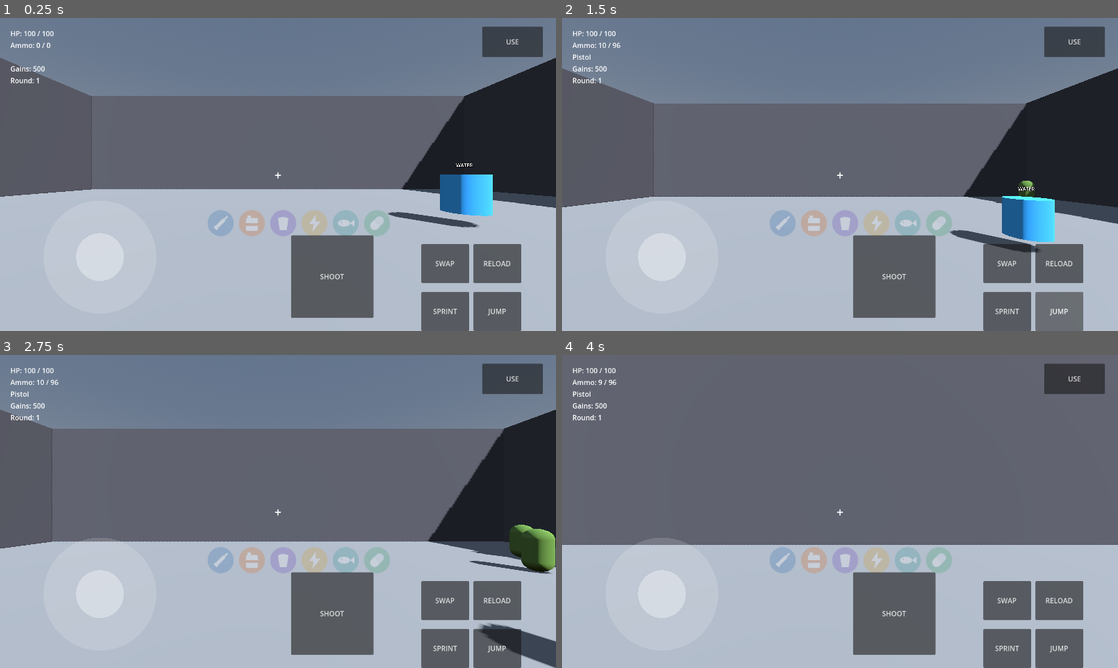
Above: before the commit, frames 1-4 (two rows, left to right).
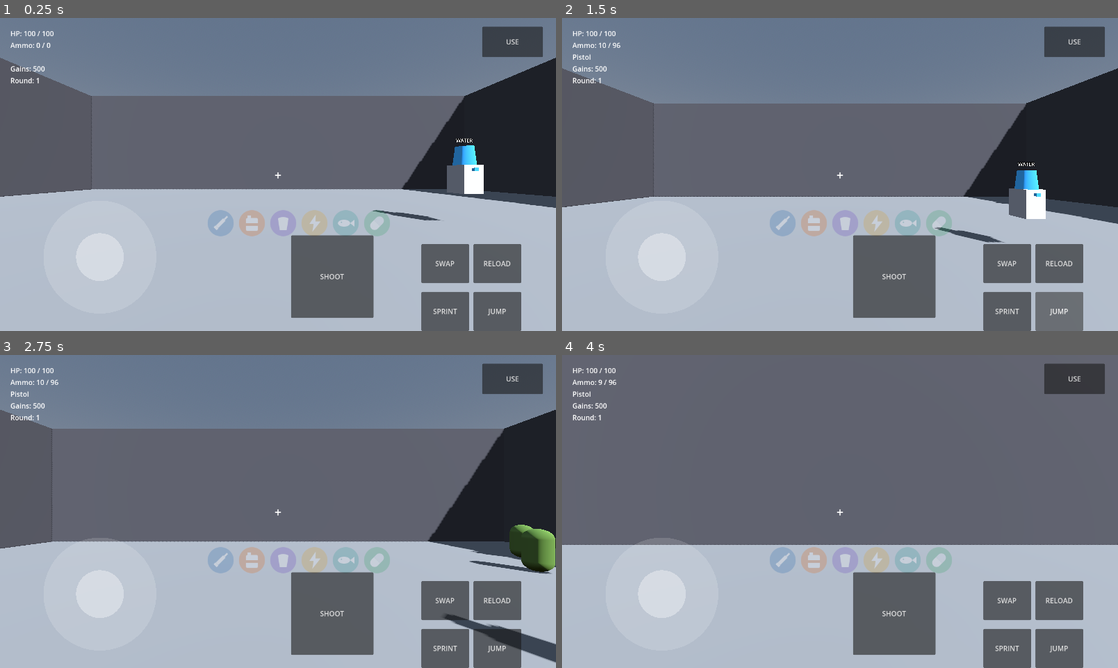
Above: after the commit, the same moments.

Repository: nateomach1-debug/jacked-undead
Game: Godot game, scene res://scenes/main/main.tscn
The game is run twice, just before and just after one commit, with the same random seed, the same clock (stepped at 60 frames per second) and the same inputs.
Inputs (mouse positions are in pixels of both pictures, inside the frame that each line leads up to):
- Up to frame 1 (0.25 s): no input
- Up to frame 2 (1.5 s): click "SHOOT" at 0.5 s; click "JUMP" at 1.25 s
- Up to frame 3 (2.75 s): move the mouse to (305, 511) at 2.02 s; hold W (move_forward) from 2.03 s (still down); tap F (interact) at 2.1 s; tap Space (jump) at 2.27 s
- Up to frame 4 (4 s): keep holding W (move_forward); move the mouse to (812, 511) at 2.77 s; click (812, 511) at 2.85 s; tap Space (jump) at 3.02 s; move the mouse to (851, 505) at 3.52 s; hold Ctrl (sprint) from 3.53 s (still down)

The runs differ from the first frame. In frame 1, 1.9% of the frame differs, in the area x 67-89%, y 38-67%; in frame 2, 2.1%, in the area x 67-89%, y 46-76%; in frame 3, 0.5%; in frame 4, nothing differs.

Commit message:
Update water_station.tscn

Diff:
--- a/scenes/stations/water_station.tscn
+++ b/scenes/stations/water_station.tscn
@@ -1,21 +1,29 @@
-[gd_scene load_steps=5 format=3]
+[gd_scene load_steps=7 format=3]
 
 [ext_resource type="Script" path="res://scripts/stations/water_station.gd" id="1"]
 
-[sub_resource type="CylinderShape3D" id="CylinderShape3D_1"]
-radius = 0.6
-height = 1.2
+[sub_resource type="BoxShape3D" id="BoxShape3D_1"]
+size = Vector3(0.7, 1.6, 0.7)
 
-[sub_resource type="CylinderMesh" id="CylinderMesh_1"]
-top_radius = 0.6
-bottom_radius = 0.6
-height = 1.2
+[sub_resource type="BoxMesh" id="BoxMesh_base"]
+size = Vector3(0.6, 0.9, 0.6)
 
-[sub_resource type="StandardMaterial3D" id="StandardMaterial3D_1"]
-albedo_color = Color(0.2, 0.6, 0.9, 1)
+[sub_resource type="StandardMaterial3D" id="StandardMaterial3D_base"]
+albedo_color = Color(0.85, 0.85, 0.88, 1)
+
+[sub_resource type="CylinderMesh" id="CylinderMesh_jug"]
+top_radius = 0.22
+bottom_radius = 0.28
+height = 0.6
+
+[sub_resource type="StandardMaterial3D" id="StandardMaterial3D_jug"]
+albedo_color = Color(0.2, 0.6, 0.9, 0.85)
 emission_enabled = true
 emission = Color(0.2, 0.6, 0.9, 1)
-emission_energy_multiplier = 0.4
+emission_energy_multiplier = 0.5
+
+[sub_resource type="BoxMesh" id="BoxMesh_spigot"]
+size = Vector3(0.12, 0.1, 0.12)
 
 [node name="WaterStation" type="Area3D"]
 collision_layer = 2
@@ -23,13 +31,25 @@
 script = ExtResource("1")
 
 [node name="CollisionShape3D" type="CollisionShape3D" parent="."]
-shape = SubResource("CylinderShape3D_1")
+transform = Transform3D(1, 0, 0, 0, 1, 0, 0, 0, 1, 0, 0.7, 0)
+shape = SubResource("BoxShape3D_1")
 
-[node name="MeshInstance3D" type="MeshInstance3D" parent="."]
-mesh = SubResource("CylinderMesh_1")
-surface_material_override/0 = SubResource("StandardMaterial3D_1")
+[node name="Base" type="MeshInstance3D" parent="."]
+transform = Transform3D(1, 0, 0, 0, 1, 0, 0, 0, 1, 0, 0.45, 0)
+mesh = SubResource("BoxMesh_base")
+surface_material_override/0 = SubResource("StandardMaterial3D_base")
+
+[node name="Jug" type="MeshInstance3D" parent="."]
+transform = Transform3D(1, 0, 0, 0, 1, 0, 0, 0, 1, 0, 1.2, 0)
+mesh = SubResource("CylinderMesh_jug")
+surface_material_override/0 = SubResource("StandardMaterial3D_jug")
+
+[node name="Spigot" type="MeshInstance3D" parent="."]
+transform = Transform3D(1, 0, 0, 0, 1, 0, 0, 0, 1, 0, 0.75, 0.31)
+mesh = SubResource("BoxMesh_spigot")
+surface_material_override/0 = SubResource("StandardMaterial3D_jug")
 
 [node name="Label3D" type="Label3D" parent="."]
-transform = Transform3D(1, 0, 0, 0, 1, 0, 0, 0, 1, 0, 0.9, 0)
+transform = Transform3D(1, 0, 0, 0, 1, 0, 0, 0, 1, 0, 1.7, 0)
 text = "WATER"
 font_size = 32
